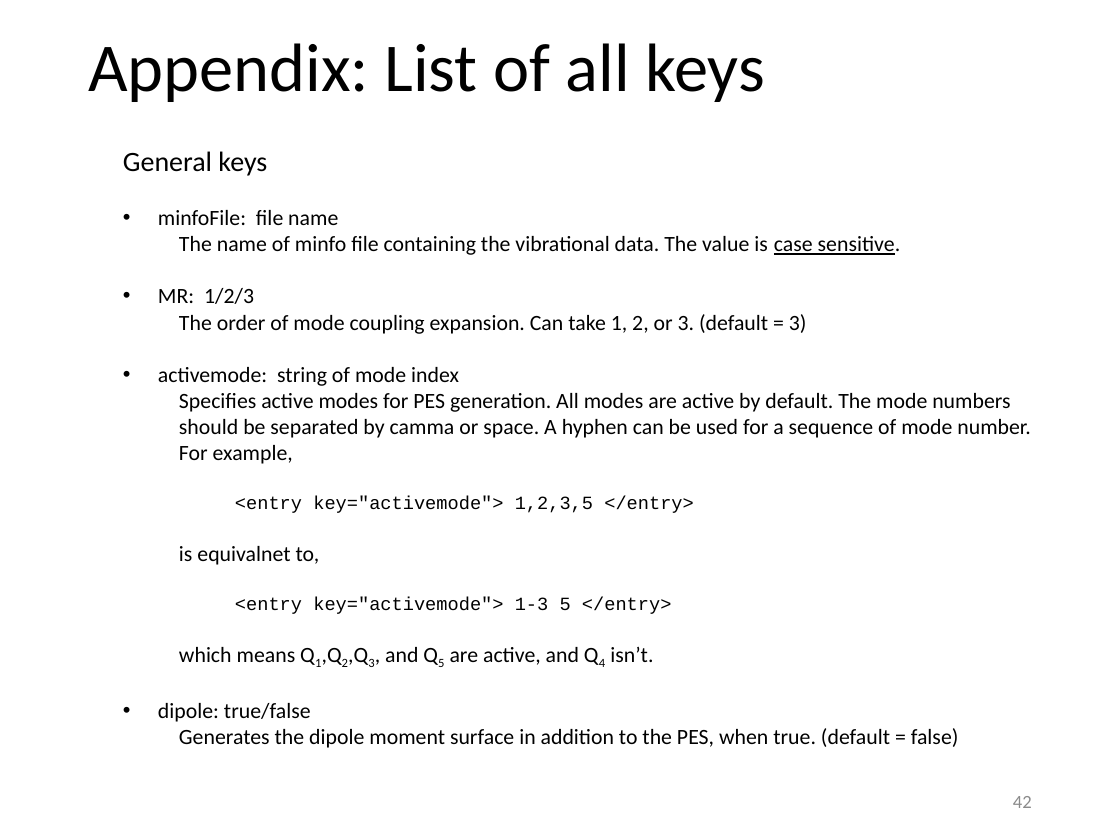
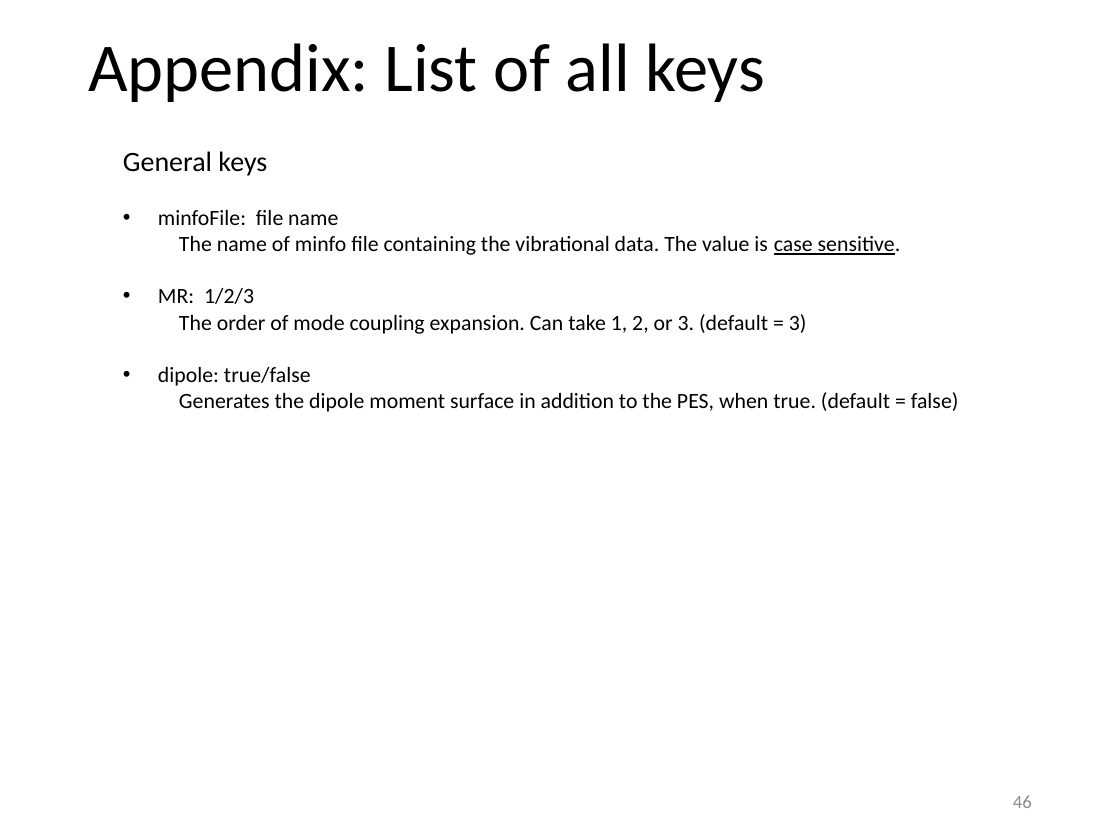
Before and after one commit to yagikiyoshi/sindo, a slide deck: slide 47 of doc/MakePES/usage_MakePES.pptx (slide 43 before the commit). Drawn at 1120x840 pixels with LibreOffice and Linux fonts; fonts in the diff are those of the drawing. Boxes give left, top, right and bottom in pixels: in the first picture for what was removed or moved away, otherwise in the second. Text is boxed around its words. In the diff, an @@ line names an element or a change of style, - is before the commit and + after.

```diff
--- a/doc/MakePES/usage_MakePES.pptx
+++ b/doc/MakePES/usage_MakePES.pptx
@@ text at <box>158,367,1031,665</box>: paragraphs removed @@
-• activemode: string of mode index
-  Specifies active modes for PES generation. All modes are active by default. The mode numbers should be separated by camma or space. A hyphen can be used for a sequence of mode number. For example,
-    <entry key="activemode"> 1,2,3,5 </entry>
-  is equivalnet to,
-    <entry key="activemode"> 1-3 5 </entry>
-  which means Q1,Q2,Q3, and Q5 are active, and Q4 isn’t.
@@ page number at <box>1013,795,1032,808</box>: text changed @@
-42
+46
```
Also in this commit, not shown: 33 other slides changed, 10 slides added, 5 slides removed, 1 other file.
